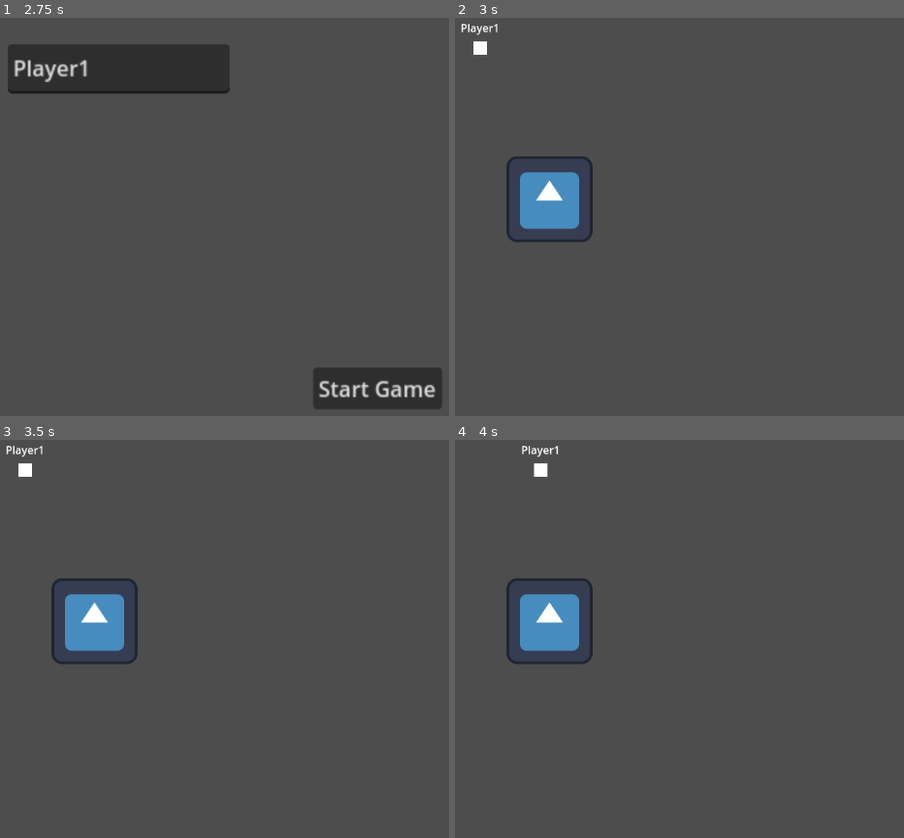
Above: before the commit, frames 1-4 (two rows, left to right).
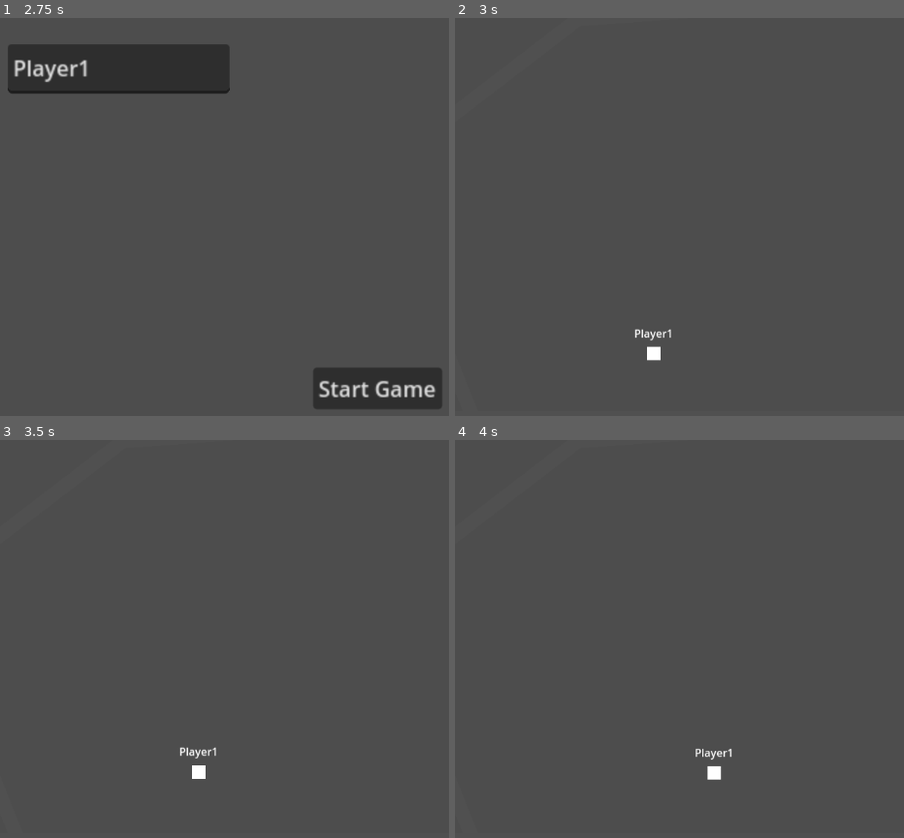
Above: after the commit, the same moments.

Repository: jalbr03/Immured
Game: Godot game, scene res://game.tscn
The game is run twice, just before and just after one commit, with the same random seed, the same clock (stepped at 60 frames per second) and the same inputs. The engine's default icon, where the game draws it, is replaced by a stand-in: a white triangle on a blue panel in a dark square.
Inputs (mouse positions are in pixels of both pictures, inside the frame that each line leads up to):
- Up to frame 1 (2.75 s): click (372, 224) at 0.52 s; type "12" at 0.6 s; click "Copy OID" at 1.25 s; click "Host" at 2 s
- Up to frame 2 (3 s): click "Start Game" at 2.75 s
- Up to frame 3 (3.5 s): no input
- Up to frame 4 (4 s): tap Enter at 3.5 s; hold Right (ui_right) from 3.53 s (still down)

Frame 1 is identical in both runs. In frame 2, 2.8% of the frame differs, in the area x 1-49%, y 1-87%; in frame 3, 2.8%; in frame 4, 2.8%.

Commit message:
spider start

Diff:
--- a/Game.gd
+++ b/Game.gd
@@ -22,7 +22,7 @@
 	oid_lbl.text = Noray.oid
 
 func _process(delta: float) -> void:
-
+	return
 	if(Multiplayer.connectionFailed):
 		Multiplayer.connectionFailed = false
 		multiplayer_ui.show()
--- a/Levels/Level1.tscn
+++ b/Levels/Level1.tscn
@@ -1,17 +1,93 @@
 [gd_scene load_steps=3 format=3 uid="uid://cotpmj4tes8la"]
 
 [ext_resource type="Script" uid="uid://bcsbpt35h0udc" path="res://Levels/level_1.gd" id="1_3anf8"]
-[ext_resource type="Texture2D" uid="uid://brvvwb8r3odjb" path="res://icon.svg" id="1_w77jt"]
+
+[sub_resource type="RectangleShape2D" id="RectangleShape2D_w77jt"]
 
 [node name="Level1" type="Node2D"]
 script = ExtResource("1_3anf8")
 
 [node name="SpawnPoint" type="Marker2D" parent="."]
-position = Vector2(64, 82)
-
-[node name="Sprite2D" type="Sprite2D" parent="."]
-position = Vector2(167, 307)
-texture = ExtResource("1_w77jt")
+position = Vector2(322, 524)
 
 [node name="Camera2D" type="Camera2D" parent="."]
 position = Vector2(578, 322)
+
+[node name="StaticBody2D" type="StaticBody2D" parent="."]
+position = Vector2(594, 633)
+scale = Vector2(66.605, 1)
+
+[node name="ColorRect" type="ColorRect" parent="StaticBody2D"]
+offset_left = -10.0
+offset_top = -10.0
+offset_right = 30.0
+offset_bottom = 30.0
+scale = Vector2(0.501466, 0.501466)
+color = Color(0.314316, 0.314316, 0.314316, 1)
+
+[node name="CollisionShape2D" type="CollisionShape2D" parent="StaticBody2D"]
+shape = SubResource("RectangleShape2D_w77jt")
+
+[node name="StaticBody2D2" type="StaticBody2D" parent="."]
+position = Vector2(-18, 452)
+rotation = 1.19549
+scale = Vector2(19.5323, 1.06331)
+
+[node name="ColorRect" type="ColorRect" parent="StaticBody2D2"]
+offset_left = -10.0
+offset_top = -10.0
+offset_right = 30.0
+offset_bottom = 30.0
+scale = Vector2(0.501466, 0.501466)
+color = Color(0.314316, 0.314316, 0.314316, 1)
+
+[node name="CollisionShape2D" type="CollisionShape2D" parent="StaticBody2D2"]
+shape = SubResource("RectangleShape2D_w77jt")
+
+[node name="StaticBody2D5" type="StaticBody2D" parent="."]
+position = Vector2(1053, 456)
+rotation = 2.06722
+scale = Vector2(19.5091, 1.26961)
+
+[node name="ColorRect" type="ColorRect" parent="StaticBody2D5"]
+offset_left = -10.0
+offset_top = -10.0
+offset_right = 30.0
+offset_bottom = 30.0
+scale = Vector2(0.501466, 0.501466)
+color = Color(0.314316, 0.314316, 0.314316, 1)
+
+[node name="CollisionShape2D" type="CollisionShape2D" parent="StaticBody2D5"]
+shape = SubResource("RectangleShape2D_w77jt")
+
+[node name="StaticBody2D3" type="StaticBody2D" parent="."]
+position = Vector2(58, 155)
+rotation = 2.48607
+scale = Vector2(19.5323, 1.06331)
+
+[node name="ColorRect" type="ColorRect" parent="StaticBody2D3"]
+offset_left = -10.0
+offset_top = -10.0
+offset_right = 30.0
+offset_bottom = 30.0
+scale = Vector2(0.501466, 0.501466)
+color = Color(0.314316, 0.314316, 0.314316, 1)
+
+[node name="CollisionShape2D" type="CollisionShape2D" parent="StaticBody2D3"]
+shape = SubResource("RectangleShape2D_w77jt")
+
+[node name="StaticBody2D4" type="StaticBody2D" parent="."]
+position = Vector2(396, 25)
+rotation = 3.0664
+scale = Vector2(19.5323, 1.06331)
+
+[node name="ColorRect" type="ColorRect" parent="StaticBody2D4"]
+offset_left = -10.0
+offset_top = -10.0
+offset_right = 30.0
+offset_bottom = 30.0
+scale = Vector2(0.501466, 0.501466)
+color = Color(0.314316, 0.314316, 0.314316, 1)
+
+[node name="CollisionShape2D" type="CollisionShape2D" parent="StaticBody2D4"]
+shape = SubResource("RectangleShape2D_w77jt")
--- a/game.tscn
+++ b/game.tscn
@@ -22,9 +22,6 @@
 
 [node name="PlayerTextSpawner" type="MultiplayerSpawner" parent="Level"]
 spawn_path = NodePath("..")
-
-[node name="SpawnPoint" type="Marker2D" parent="Level"]
-position = Vector2(64, 82)
 
 [node name="UI" type="CanvasLayer" parent="."]
 
--- a/monster.gd
+++ b/monster.gd
@@ -2,6 +2,8 @@
 extends CharacterBody2D
 
 var speed : int = 200
+
+const GRAVITY = 100
 
 @onready var game: Game = get_parent()
 
@@ -18,6 +20,12 @@
 		return
 	var input : Vector2 = Input.get_vector("ui_left", "ui_right", "ui_up", "ui_down")
 
-	velocity = input*speed
+	velocity.x = input.x*speed
+
+	if($RayCast2D.is_colliding()):
+		velocity.y -= (10/$RayCast2D.get_collision_point().distance_to(global_position))*1000
+		velocity.y *= 0.9
+
+	velocity.y += GRAVITY
 
 	move_and_slide()
--- a/monster.tscn
+++ b/monster.tscn
@@ -43,3 +43,6 @@
 layout_mode = 2
 text = "player"
 horizontal_alignment = 1
+
+[node name="RayCast2D" type="RayCast2D" parent="."]
+target_position = Vector2(0, 100)
